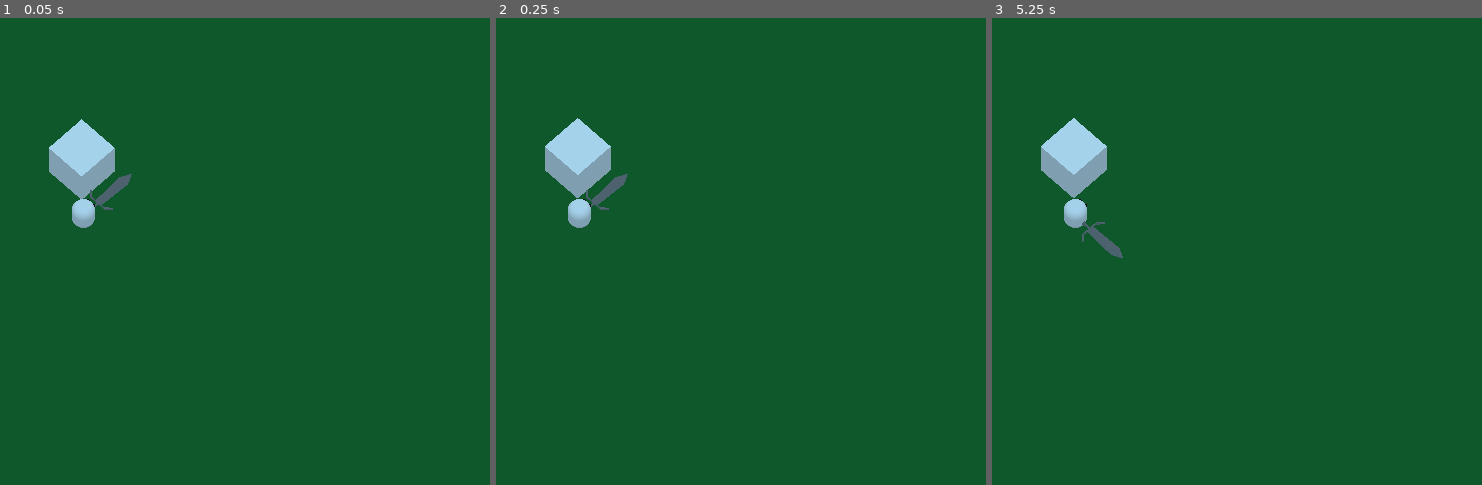
Above: before the commit, frames 1-3 (left to right).
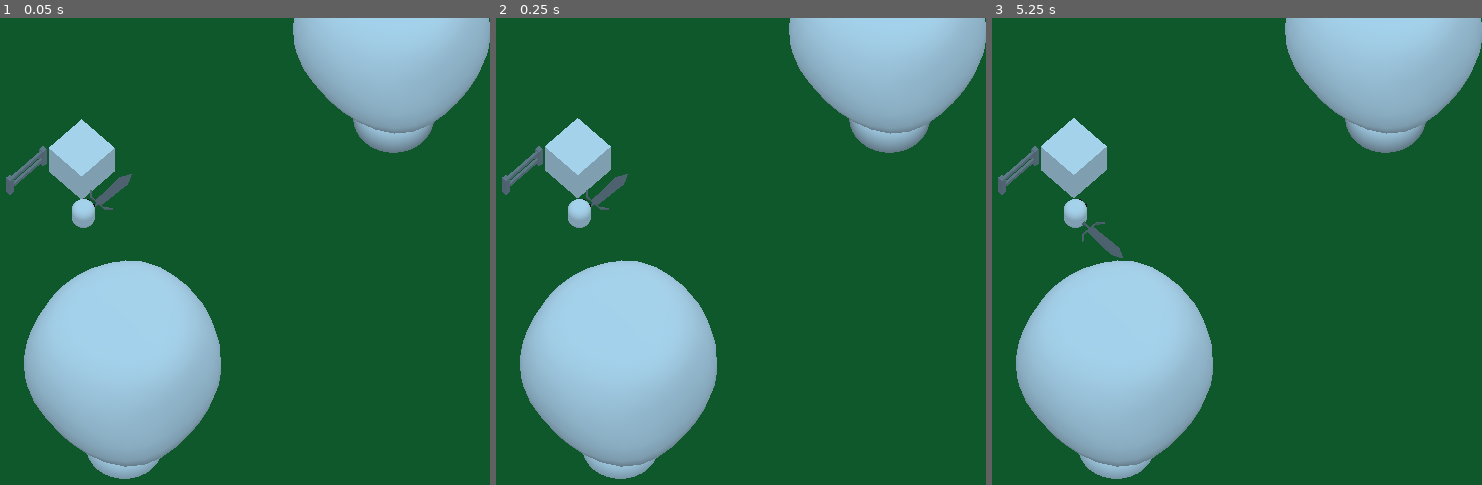
Above: after the commit, the same moments.

Repository: s4x0r/GMTK2023
Game: Godot game, scene res://world.tscn
Two runs of this game, one before a commit and one after it. Both use one fixed random seed, a clock stepped at 60 frames per second and the inputs below. Before the commit the project has no main scene; this scene is started directly in both runs.
Inputs (mouse positions are in pixels of both pictures, inside the frame that each line leads up to):
- Up to frame 1 (0.05 s): no input
- Up to frame 2 (0.25 s): no input
- Up to frame 3 (5.25 s): tap Enter at 0.5, 2, 3.5 s; move the mouse to (1256, 228) at 0.52 s; click (1256, 228) at 0.67 s; tap Space at 1.25, 2.75, 4.25 s; move the mouse to (outside the picture) at 1.27 s; click (outside the picture) at 1.42 s; move the mouse to (1163, 148) at 2.02 s; click (1163, 148) at 2.17 s; move the mouse to (1041, 344) at 2.77 s; click (1041, 344) at 2.92 s; move the mouse to (1320, 321) at 3.52 s; click (1320, 321) at 3.67 s; move the mouse to (outside the picture) at 4.27 s; click (outside the picture) at 4.42 s; move the mouse to (1124, 251) at 5.02 s; click (1124, 251) at 5.17 s

The runs differ from the first frame. In frame 1, 22% of the frame differs, in the area x 1-100%, y 0-99%; in frame 2, 22%; in frame 3, 22%.

Commit message:
added trees and fences

Diff:
--- a/project.godot
+++ b/project.godot
@@ -11,6 +11,7 @@
 [application]
 
 config/name="GMTK2023"
+run/main_scene="res://world.tscn"
 config/icon="res://icon.png"
 
 [gui]
--- a/world.tscn
+++ b/world.tscn
@@ -1,7 +1,9 @@
-[gd_scene load_steps=14 format=2]
+[gd_scene load_steps=16 format=2]
 
 [ext_resource path="res://guy.gd" type="Script" id=1]
 [ext_resource path="res://Models/Sword WIP.obj" type="ArrayMesh" id=2]
+[ext_resource path="res://Models/Tree.obj" type="ArrayMesh" id=3]
+[ext_resource path="res://Models/Fence.obj" type="ArrayMesh" id=4]
 
 [sub_resource type="CapsuleMesh" id=1]
 
@@ -115,4 +117,20 @@
 transform = Transform( 1, 0, 0, 0, 1, 0, 0, 0, 1, 0, 0.2, 0 )
 mesh = SubResource( 12 )
 
+[node name="Tree" type="MeshInstance" parent="."]
+transform = Transform( 1, 0, 0, 0, 1, 0, 0, 0, 1, 5.62405, 0.721654, -13.1235 )
+mesh = ExtResource( 3 )
+
+[node name="Tree" type="MeshInstance" parent="Tree"]
+transform = Transform( 1, 0, 0, 0, 1, 0, 0, 0, 1, 3.29766, -0.465982, 19.5671 )
+mesh = ExtResource( 3 )
+
+[node name="Tree" type="MeshInstance" parent="Tree/Tree"]
+transform = Transform( 1, 0, 0, 0, 1, 0, 0, 0, 1, -24.0466, -0.131008, -13.1235 )
+mesh = ExtResource( 3 )
+
+[node name="Fence" type="MeshInstance" parent="."]
+transform = Transform( 2.98023e-08, 0, -1, 0, 1, 0, 1, 0, 2.98023e-08, -3.37742, 3.8147e-06, 1.05404 )
+mesh = ExtResource( 4 )
+
 [connection signal="input_event" from="guy/mousespace" to="guy" method="_on_Area_input_event"]
Not shown, added: Models/Barrel.glb.import
Not shown, added: Models/Barrel.obj.import
Not shown, added: Models/Fence.mtl
Not shown, added: Models/Fence.obj
Not shown, added: Models/Fence.obj.import
Not shown, added: Models/Tree.obj
Not shown, added: Models/Tree.obj.import
